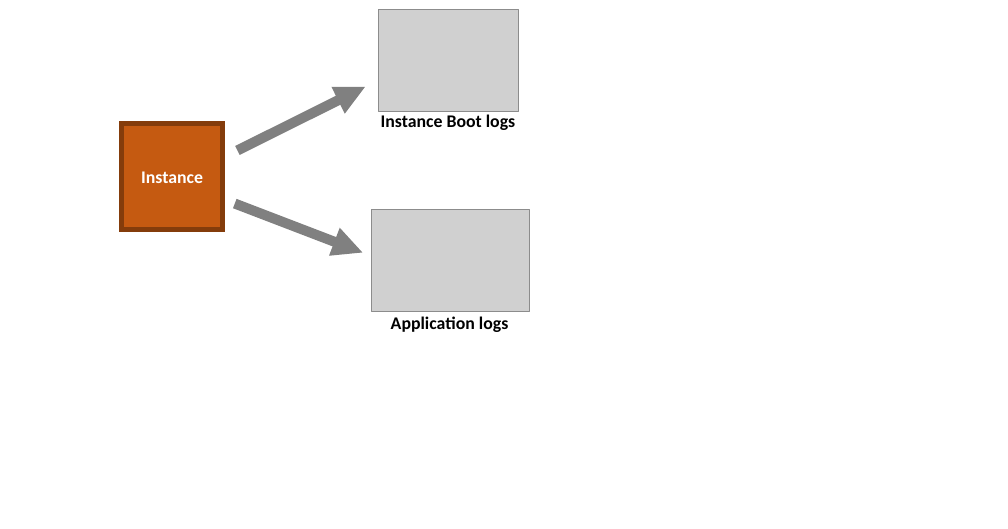
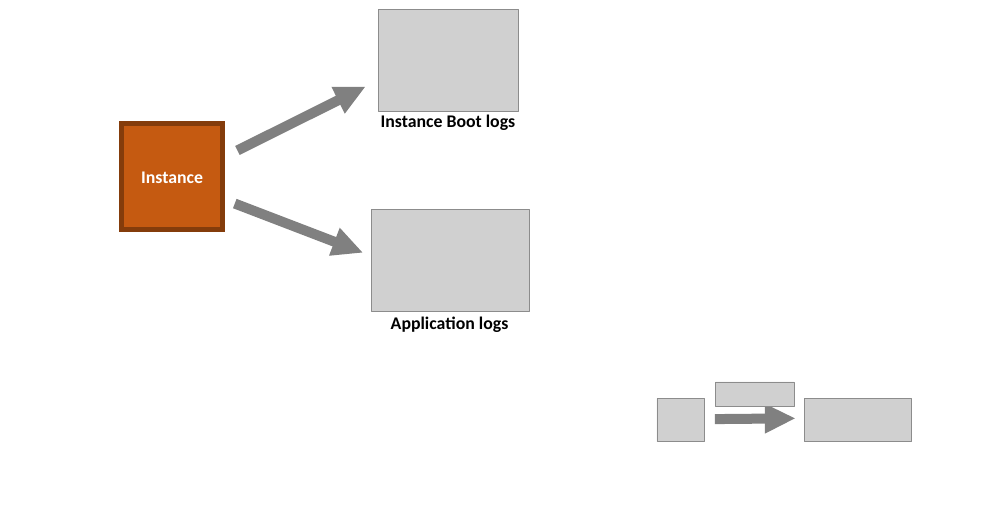
Before and after one commit to flyway/boxfuse.com, a slide deck: slide 20 of _sources/GettingStarted.pptx (slide 19 before the commit). Drawn at 1008x529 pixels with LibreOffice and Linux fonts; fonts in the diff are those of the drawing; grey boxes stand for pictures. Boxes give left, top, right and bottom in pixels: in the first picture for what was removed or moved away, otherwise in the second. Text is boxed around its words. In the diff, an @@ line names an element or a change of style, - is before the commit and + after.

```diff
--- a/_sources/GettingStarted.pptx
+++ b/_sources/GettingStarted.pptx
@@ picture added at (x1=716, y1=382, x2=794, y2=406) @@
@@ picture added at (x1=657, y1=399, x2=705, y2=442) @@
@@ arrow added from (715, 419) to (795, 419), #808080 11.25 pt @@
@@ picture added at (x1=804, y1=399, x2=911, y2=442) @@
```
Also in this commit, not shown: 2 other slides changed, 1 slide added, 36 other files.
